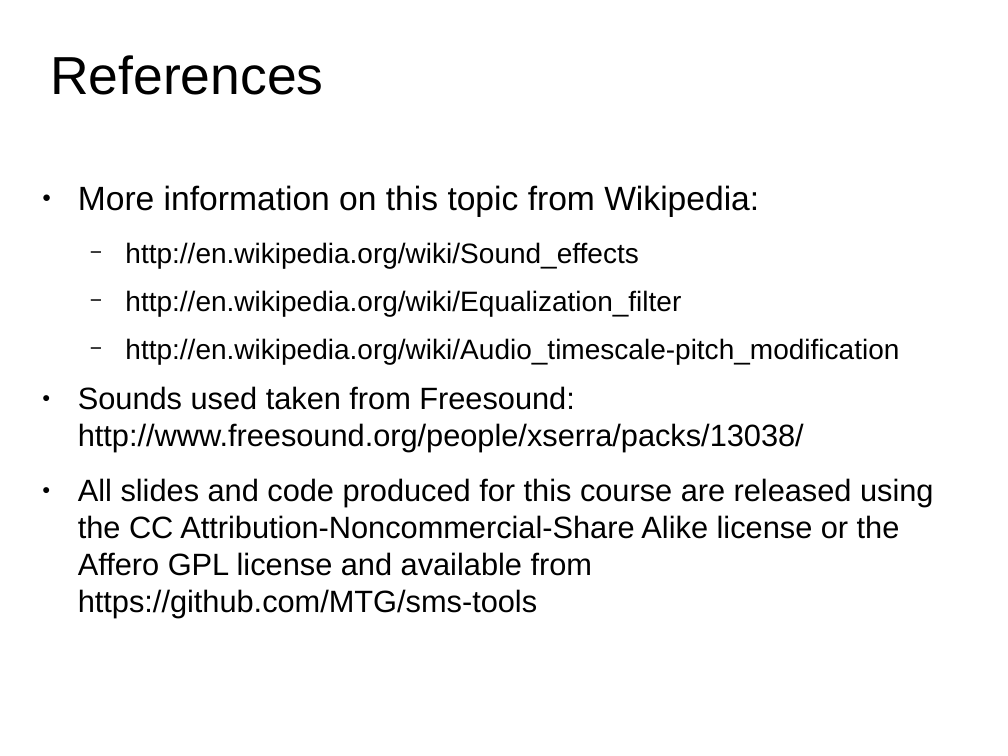
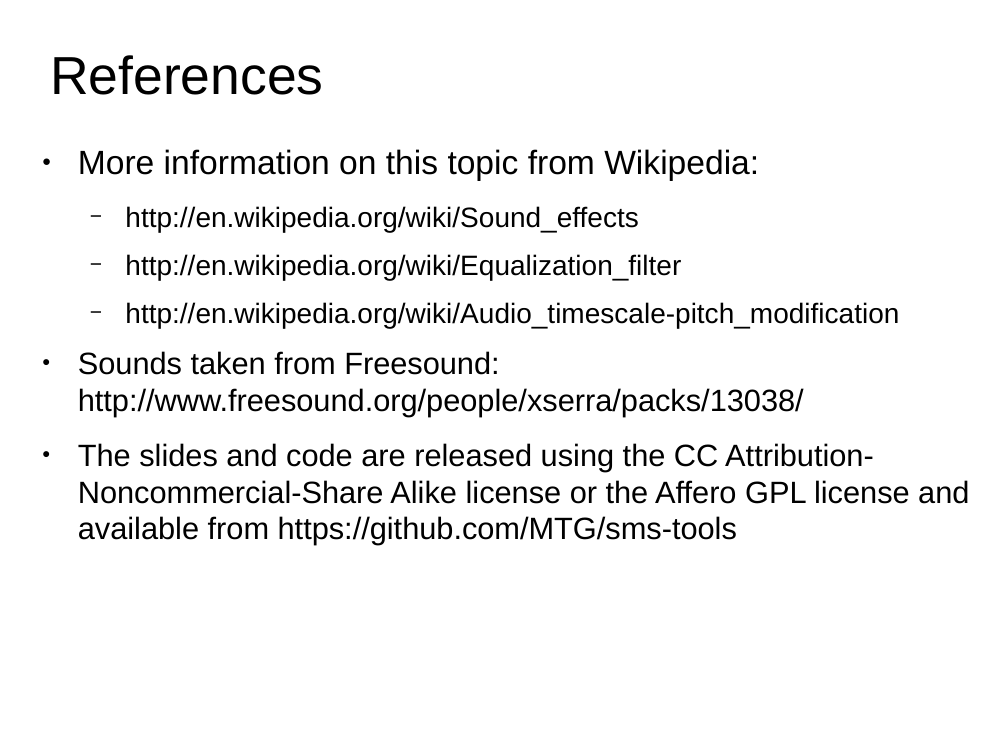
Before and after one commit to MTG/sms-tools, a slide deck: slide 9 of lectures/8-Sound-transformations/Sound-transformations-2.odp. Drawn at 1008x756 pixels with LibreOffice and Linux fonts; fonts in the diff are those of the drawing. Boxes give left, top, right and bottom in pixels: in the first picture for what was removed or moved away, otherwise in the second. Text is boxed around its words. In the diff, an @@ line names an element or a change of style, - is before the commit and + after.

```diff
--- a/lectures/8-Sound-transformations/Sound-transformations-2.odp
+++ b/lectures/8-Sound-transformations/Sound-transformations-2.odp
@@ text "More information on this topic ...": place and size @@
-text "More information on this topic ..." at (78, 185, 934, 618)
+text "More information on this topic ..." at (78, 149, 969, 545)
@@ text at (78, 351, 969, 545): text changed @@
-● Sounds used taken from Freesound: http://www.freesound.org/people/xserra/packs/13038/
-● All slides and code produced for this course are released using the CC Attribution-Noncommercial-Share Alike license or the Affero GPL license and available from https://github.com/MTG/sms-tools
+● Sounds taken from Freesound: http://www.freesound.org/people/xserra/packs/13038/
+● The slides and code are released using the CC Attribution-Noncommercial-Share Alike license or the Affero GPL license and available from https://github.com/MTG/sms-tools
```
Also in this commit, not shown: 16 other files.
